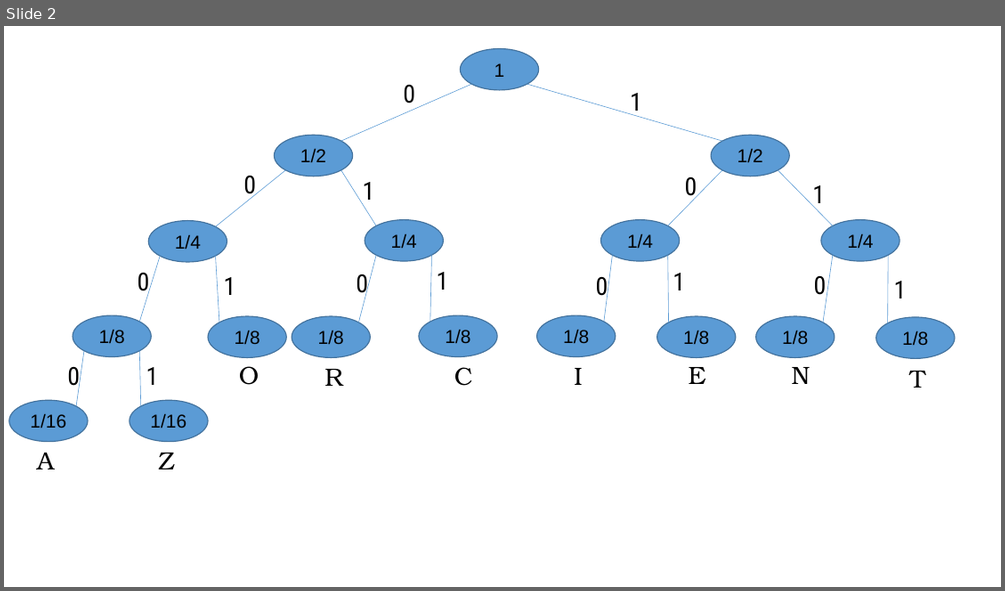
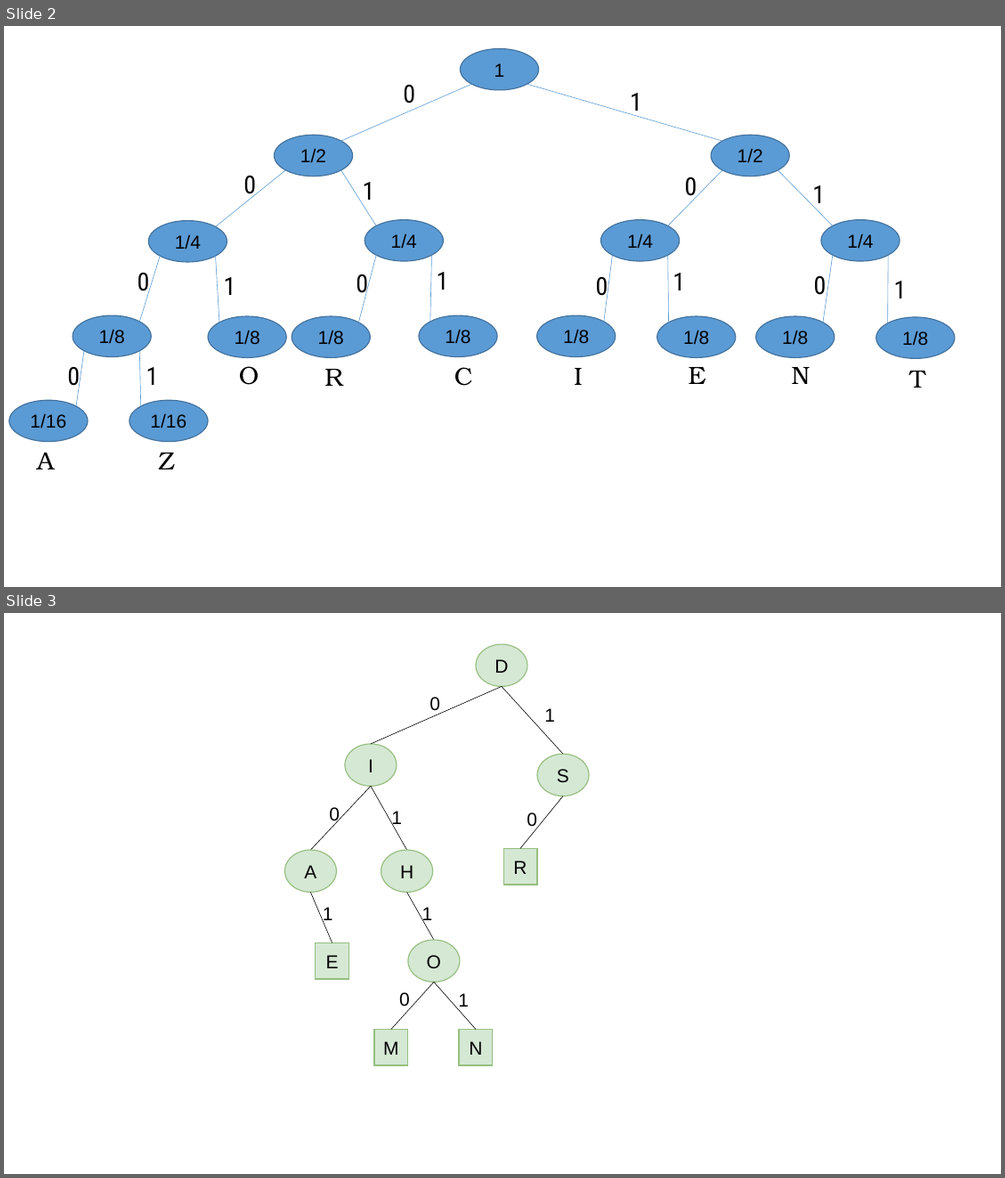
Before and after one commit to jacarou/CienciasII, a slide deck: Primer taller/Arboles_Guia.pptx. Shown one above the other, each under a label of ours: slide 2 before the commit, slides 2 and 3 after it. The pictures are 1005x591 and 1005x1178 pixels, drawn with LibreOffice and Linux fonts; fonts in the diff are those of the drawing. Boxes give left, top, right and bottom in pixels: in the first picture for what was removed or moved away, otherwise in the second. Text is boxed around its words. In the diff, an @@ line names an element or a change of style, - is before the commit and + after.

```diff
--- a/Primer taller/Arboles_Guia.pptx
+++ b/Primer taller/Arboles_Guia.pptx
@@ slide 3 added at [4, 613, 1001, 1174], background #FFFFFF @@
@@ ellipse added at [476, 644, 527, 686], fill #D5E8D4, outline #96BF80 1 pt, 18 pt, text #000000 @@
+D
@@ line added from (502, 686) to (371, 744), #000000 0.5 pt @@
@@ line added from (502, 686) to (563, 754), #000000 0.5 pt @@
@@ text added at [429, 697, 440, 714], 18 pt, text #000000 @@
+0
@@ text added at [544, 708, 555, 722], 18 pt, text #000000 @@
+1
@@ ellipse added at [345, 744, 396, 786], fill #D5E8D4, outline #96BF80 1 pt, 18 pt, text #000000 @@
+I
@@ ellipse added at [537, 754, 589, 795], fill #D5E8D4, outline #96BF80 1 pt, 18 pt, text #000000 @@
+S
@@ line added from (371, 786) to (310, 850), #000000 0.5 pt @@
@@ line added from (407, 850) to (371, 786), #000000 0.5 pt @@
@@ line added from (521, 849) to (563, 796), #000000 0.5 pt @@
@@ text added at [329, 807, 340, 825], 18 pt, text #000000 @@
+0
@@ text added at [391, 811, 402, 828], 18 pt, text #000000 @@
+1
@@ text added at [526, 812, 537, 830], 18 pt, text #000000 @@
+0
@@ ellipse added at [284, 850, 336, 892], fill #D5E8D4, outline #96BF80 1 pt, 18 pt, text #000000 @@
+A
@@ ellipse added at [380, 850, 432, 892], fill #D5E8D4, outline #96BF80 1 pt, 18 pt, text #000000 @@
+H
@@ rectangle added at [503, 849, 537, 884], fill #D5E8D4, outline #96BF80 1 pt, 18 pt, text #000000 @@
+R
@@ line added from (332, 943) to (310, 892), #000000 0.5 pt @@
@@ line added from (434, 940) to (407, 892), #000000 0.5 pt @@
@@ text added at [323, 907, 333, 924], 18 pt, text #000000 @@
+1
@@ text added at [422, 907, 433, 924], 18 pt, text #000000 @@
+1
@@ rectangle added at [316, 943, 348, 979], fill #D5E8D4, outline #96BF80 1 pt, 18 pt, text #000000 @@
+E
@@ ellipse added at [408, 940, 460, 981], fill #D5E8D4, outline #96BF80 1 pt, 18 pt, text #000000 @@
+O
@@ line added from (434, 981) to (391, 1029), #000000 0.5 pt @@
@@ line added from (434, 981) to (476, 1029), #000000 0.5 pt @@
@@ text added at [399, 992, 410, 1009], 18 pt, text #000000 @@
+0
@@ text added at [458, 993, 469, 1011], 18 pt, text #000000 @@
+1
@@ rectangle added at [374, 1029, 408, 1064], fill #D5E8D4, outline #96BF80 1 pt, 18 pt, text #000000 @@
+M
@@ rectangle added at [459, 1029, 493, 1064], fill #D5E8D4, outline #96BF80 1 pt, 18 pt, text #000000 @@
+N
```
Also in this commit, not shown: 1 other slide added, 4 other files.
